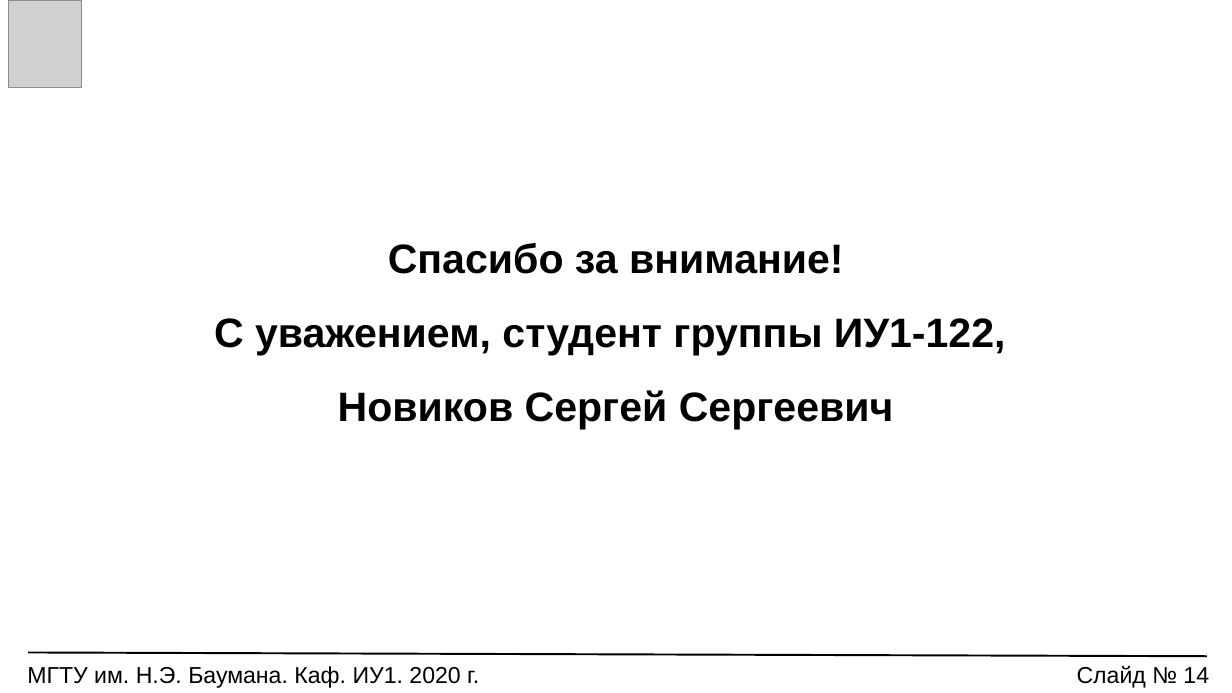
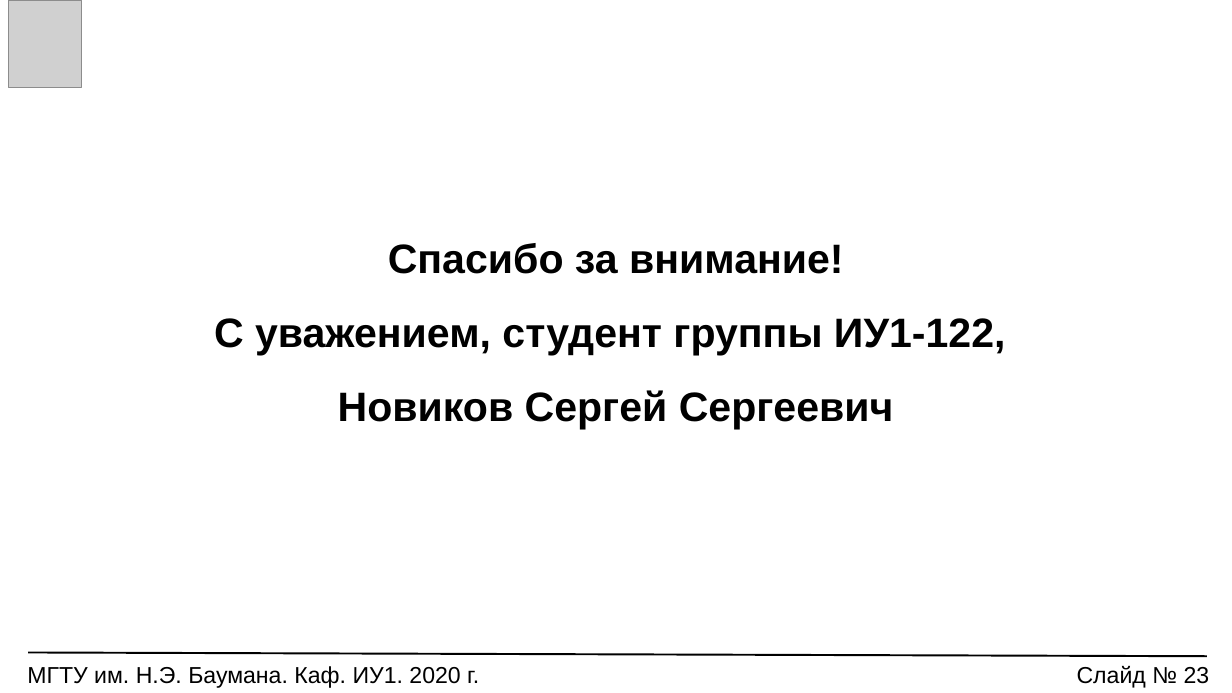
Before and after one commit to Markus85666/Graduation-Qualification-Work, a slide deck: slide 23 of РЕЧЬ_ПРЕЗЕНТАЦИЯ/VKR_Prezentatsia.pptx (slide 14 before the commit). Drawn at 1232x693 pixels with LibreOffice and Linux fonts; fonts in the diff are those of the drawing; grey boxes stand for pictures. Boxes give left, top, right and bottom in pixels: in the first picture for what was removed or moved away, otherwise in the second. Text is boxed around its words. In the diff, an @@ line names an element or a change of style, - is before the commit and + after.

```diff
--- a/РЕЧЬ_ПРЕЗЕНТАЦИЯ/VKR_Prezentatsia.pptx
+++ b/РЕЧЬ_ПРЕЗЕНТАЦИЯ/VKR_Prezentatsia.pptx
@@ text at box(1077, 666, 1210, 688): text changed @@
-Слайд № 14
+Слайд № 23
```
Also in this commit, not shown: 12 other slides changed, 9 slides added, 16 other files.
